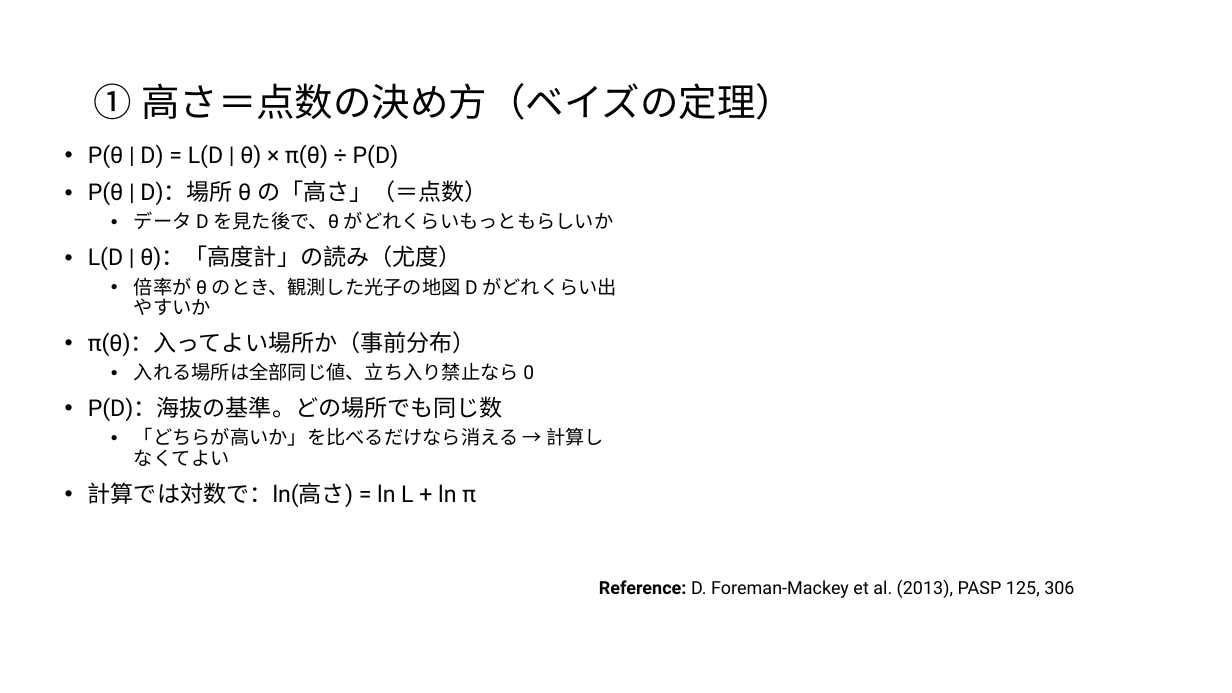
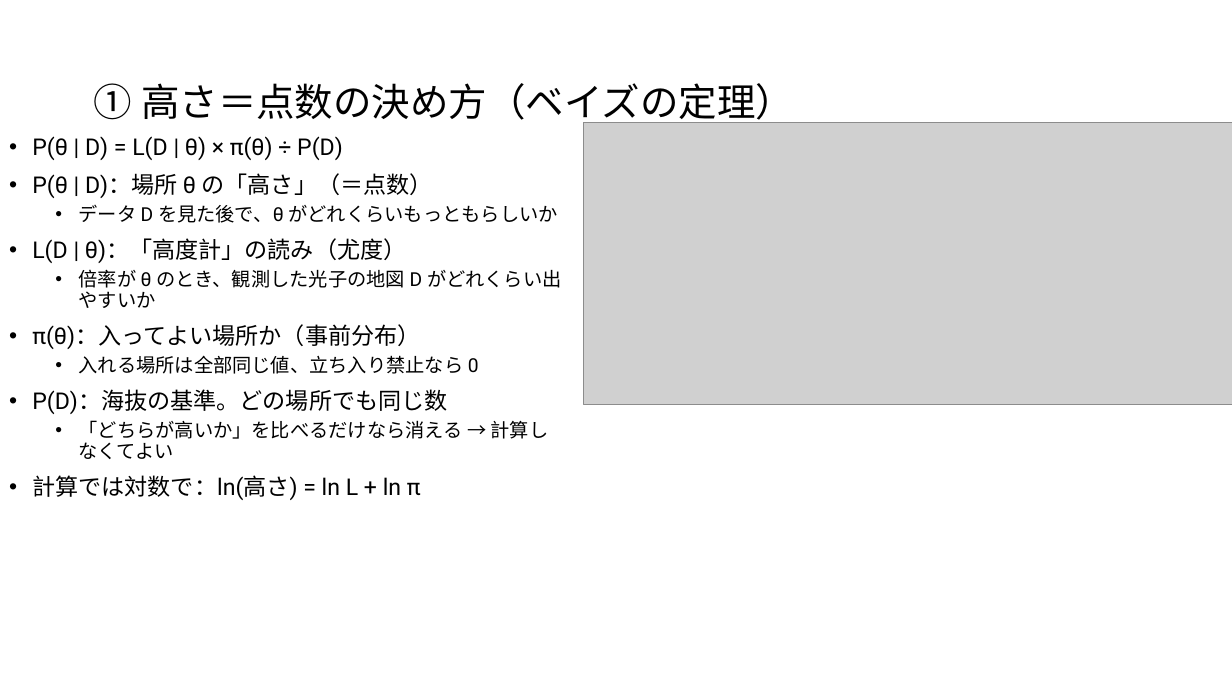
Before and after one commit to Mikann20041029/darkmatter-slides, a slide deck: slide 12 of slides/2026-10-03_研究進捗報告_claude.pptx. Drawn at 1232x693 pixels with LibreOffice and Linux fonts; fonts in the diff are those of the drawing; grey boxes stand for pictures. Boxes give left, top, right and bottom in pixels: in the first picture for what was removed or moved away, otherwise in the second. Text is boxed around its words. In the diff, an @@ line names an element or a change of style, - is before the commit and + after.

Commit message:
slides: 本人の編集版を更新 (10-03 13:16)

```diff
--- a/slides/2026-10-03_研究進捗報告_claude.pptx
+++ b/slides/2026-10-03_研究進捗報告_claude.pptx
@@ text "P(θ | D) = L(D ...": place and size @@
-text "P(θ | D) = L(D ..." at [88, 144, 617, 507]
+text "P(θ | D) = L(D ..." at [32, 136, 562, 500]
@@ picture added at [584, 122, 1232, 405] @@
@@ text removed at [599, 580, 1074, 598] @@
-Reference: D. Foreman-Mackey et al. (2013), PASP 125, 306
```
